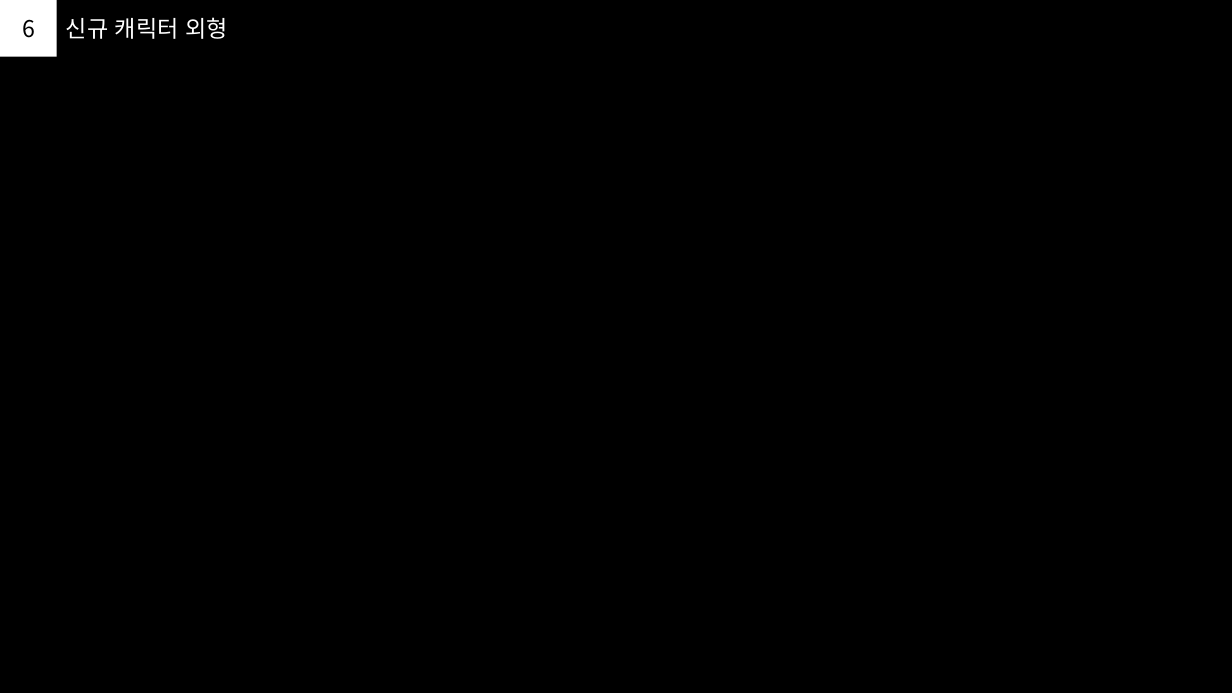
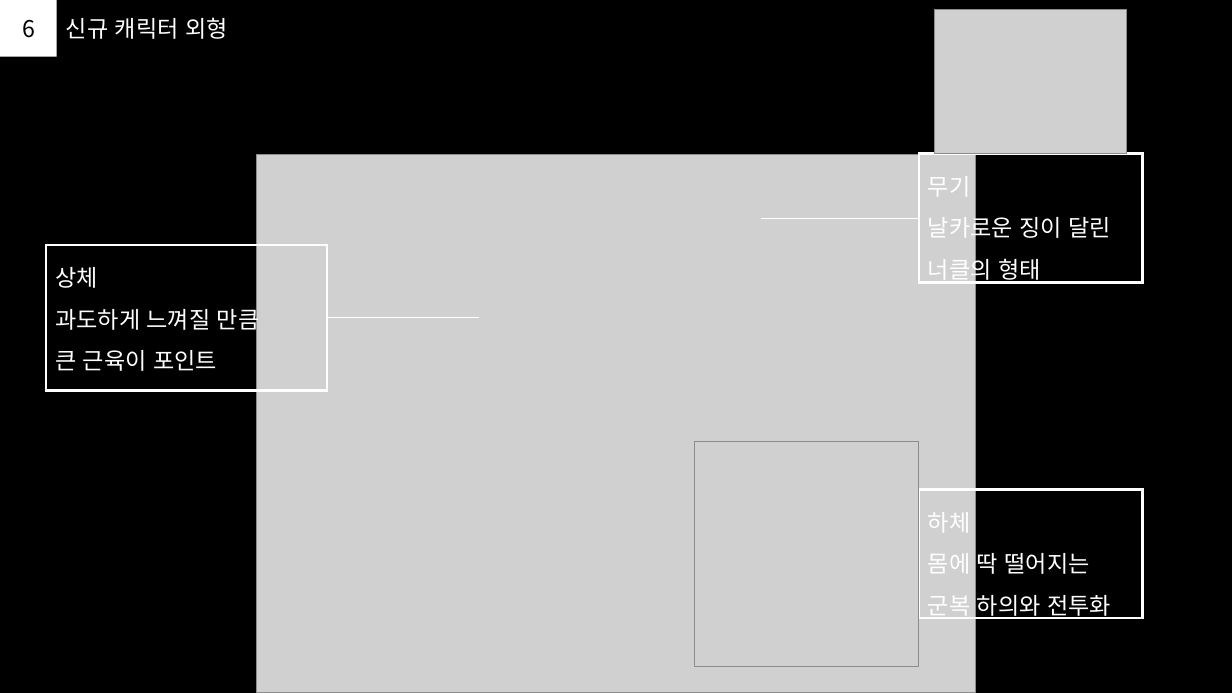
Before and after one commit to PhenomJ/GameDesign, a slide deck: slide 7 of 가디언 테일즈/1. PPT/신규_캐릭터_기획.pptx. Drawn at 1232x693 pixels with LibreOffice and Linux fonts; fonts in the diff are those of the drawing; grey boxes stand for pictures. Boxes give left, top, right and bottom in pixels: in the first picture for what was removed or moved away, otherwise in the second. Text is boxed around its words. In the diff, an @@ line names an element or a change of style, - is before the commit and + after.

```diff
--- a/가디언 테일즈/1. PPT/신규_캐릭터_기획.pptx
+++ b/가디언 테일즈/1. PPT/신규_캐릭터_기획.pptx
@@ picture added at [935,9,1128,153] @@
@@ picture added at [256,154,975,693] @@
@@ rectangle added at [920,153,1143,282], outline #FFFFFF 2 pt, 18 pt, text #FFFFFF @@
+무기
+날카로운 징이 달린
+너클의 형태
@@ line added from (762, 218) to (920, 218), #FFFFFF 0.5 pt @@
@@ rectangle added at [46,245,327,390], outline #FFFFFF 2 pt, 18 pt, text #FFFFFF @@
+상체
+과도하게 느껴질 만큼
+큰 근육이 포인트
@@ line added from (327, 318) to (480, 318), #FFFFFF 0.5 pt @@
@@ picture added at [695,442,920,666] @@
@@ rectangle added at [920,490,1143,618], outline #FFFFFF 2 pt, 18 pt, text #FFFFFF @@
+하체
+몸에 딱 떨어지는
+군복 하의와 전투화
@@ line added from (710, 555) to (920, 554), #FFFFFF 0.5 pt @@
```
Also in this commit, not shown: 6 other slides changed, 1 other file.
